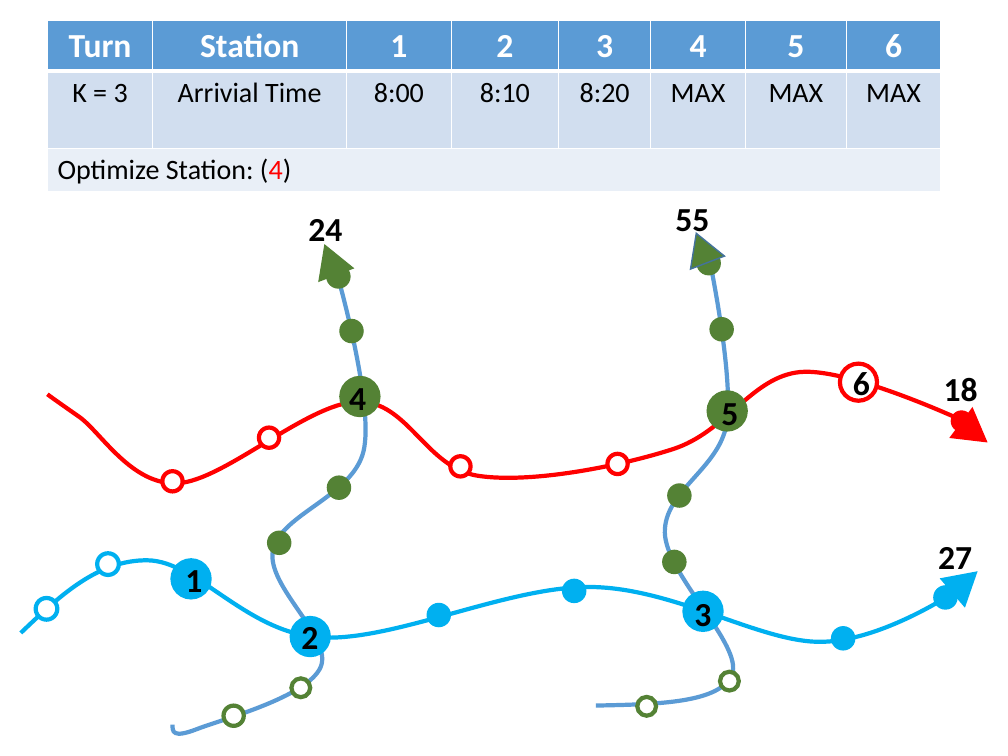
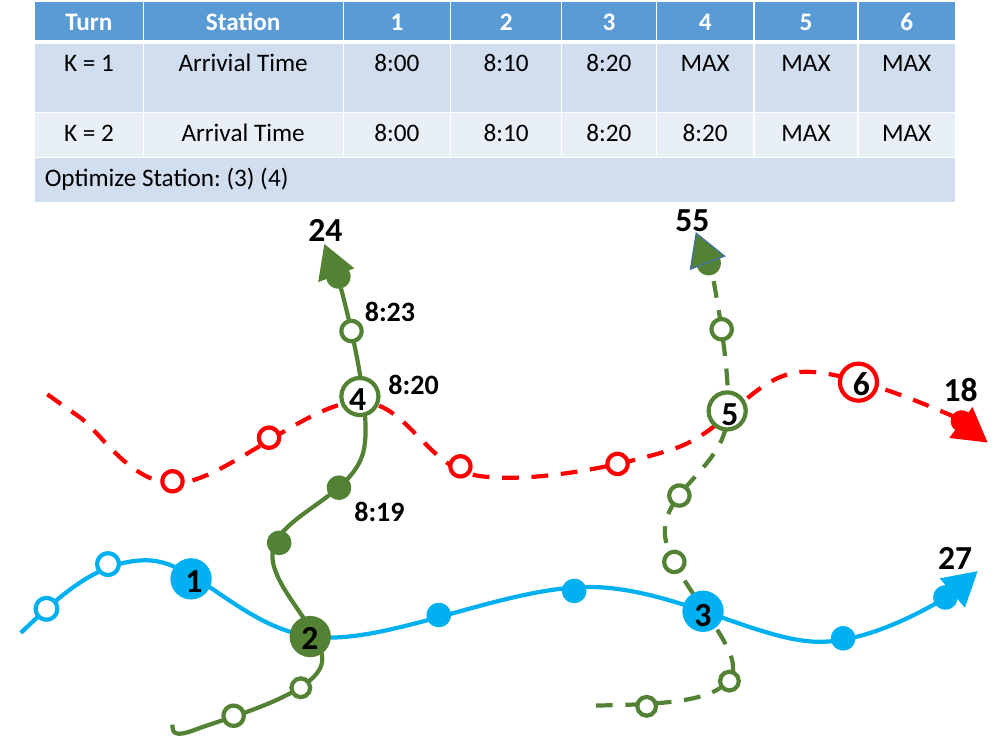
Before and after one commit to hqt/street-router, a slide deck: slide 22 of Document/presentation/raptor.pptx. Drawn at 1008x756 pixels with LibreOffice and Linux fonts; fonts in the diff are those of the drawing. Boxes give left, top, right and bottom in pixels: in the first picture for what was removed or moved away, otherwise in the second. Text is boxed around its words. In the diff, an @@ line names an element or a change of style, - is before the commit and + after.

```diff
--- a/Document/presentation/raptor.pptx
+++ b/Document/presentation/raptor.pptx
@@ table at (x1=34, y1=1, x2=957, y2=203) @@
-row 2: K = 3 | Arrivial Time | 8:00 | 8:10 | 8:20 | MAX | MAX | MAX
-row 3: Optimize Station: (4) |  |  |  |  |  |  | 
+row 2: K = 1 | Arrivial Time | 8:00 | 8:10 | 8:20 | MAX | MAX | MAX
+row 3: K = 2 | Arrival Time | 8:00 | 8:10 | 8:20 | 8:20 | MAX | MAX
+row 4: Optimize Station: (3) (4) |  |  |  |  |  |  | 
@@ table resized from (x1=47, y1=20, x2=940, y2=192) to (x1=34, y1=1, x2=957, y2=203) @@
@@ freeform shape at (x1=596, y1=263, x2=733, y2=706): outline #5B9BD5 3 pt to #548235 3 pt dashed @@
@@ freeform shape at (x1=172, y1=280, x2=366, y2=734): outline #5B9BD5 3 pt to #548235 3 pt @@
@@ text added at (x1=365, y1=301, x2=415, y2=322), 20 pt, text #000000, bold @@
+8:23
@@ fill #548235 to #FFFFFF in 6 elements at (x1=664, y1=551, x2=684, y2=572), (x1=669, y1=486, x2=689, y2=506), (x1=342, y1=378, x2=379, y2=415), (x1=709, y1=392, x2=746, y2=429), (x1=342, y1=321, x2=362, y2=341), (x1=712, y1=320, x2=732, y2=340) @@
@@ freeform shape at (x1=47, y1=372, x2=964, y2=484): outline #FF0000 3 pt to #FF0000 3 pt dashed @@
@@ text added at (x1=388, y1=374, x2=438, y2=395), 20 pt, text #000000, bold @@
+8:20
@@ text added at (x1=354, y1=501, x2=404, y2=522), 20 pt, text #000000, bold @@
+8:19
@@ ellipse at (x1=291, y1=618, x2=329, y2=655): fill #00B0F0 to #548235; outline #00B0F0 3 pt to #548235 3 pt @@
```
Also in this commit, not shown: 24 other slides changed, 18 slides added, 5 other files.
